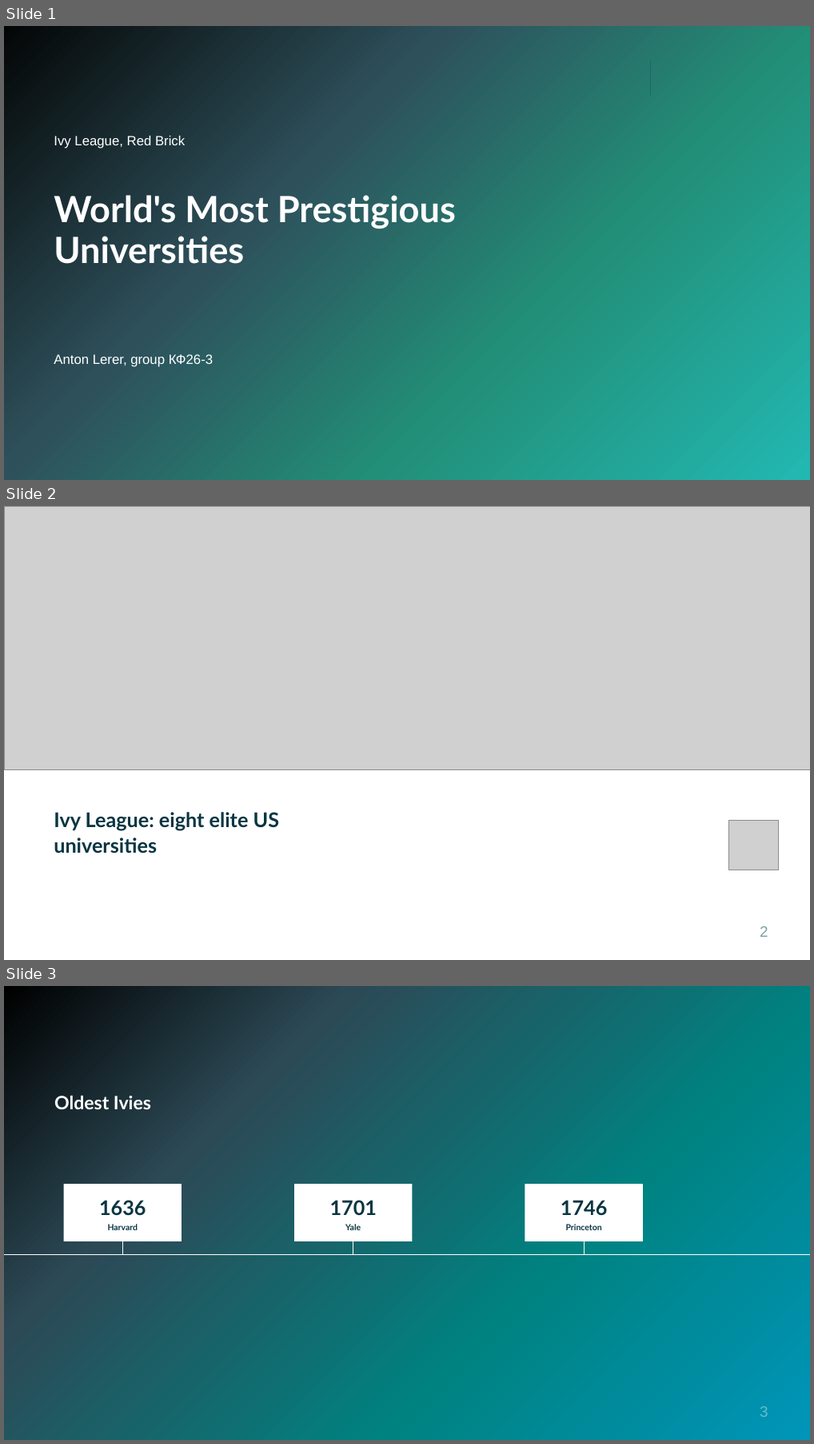
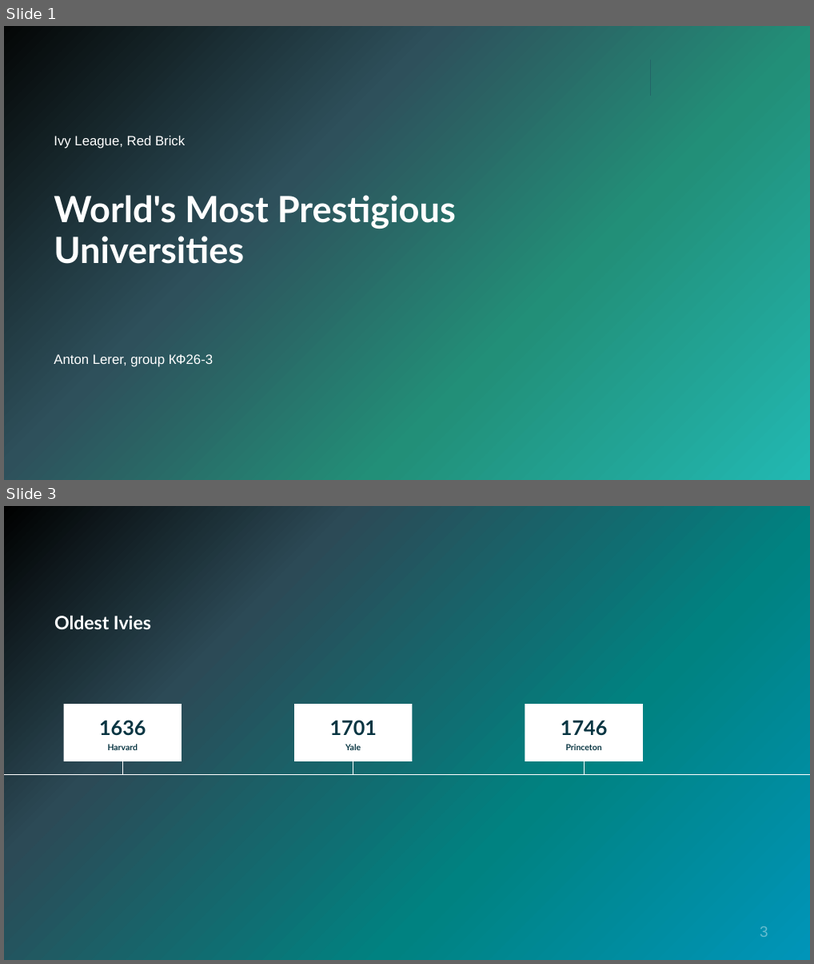
Before and after one commit to antonlerer/lawtracker, a slide deck: out/Prestigious_Universities.pptx. Shown one above the other, each under a label of ours: slides 1, 2 and 3 before the commit, slides 1 and 3 after it; the slides between them are not shown. The pictures are 814x1444 and 814x964 pixels, drawn with LibreOffice and Linux fonts; fonts in the diff are those of the drawing; grey boxes stand for pictures; background and template pictures are left out. Boxes give left, top, right and bottom in pixels: in the first picture for what was removed or moved away, otherwise in the second. Text is boxed around its words. In the diff, an @@ line names an element or a change of style, - is before the commit and + after.

```diff
--- a/out/Prestigious_Universities.pptx
+++ b/out/Prestigious_Universities.pptx
@@ slide 2 removed at (4,506,810,960), background #FFFFFF @@
@@ picture removed at (4,506,810,770) @@
@@ text removed at (54,812,280,853) @@
-Ivy League: eight elite US universities
@@ picture removed at (730,820,779,869) @@
@@ page number removed at (760,926,769,936) @@
-2
```
Also in this commit, not shown: 4 slides changed, 2 slides added, 1 other slide removed.
